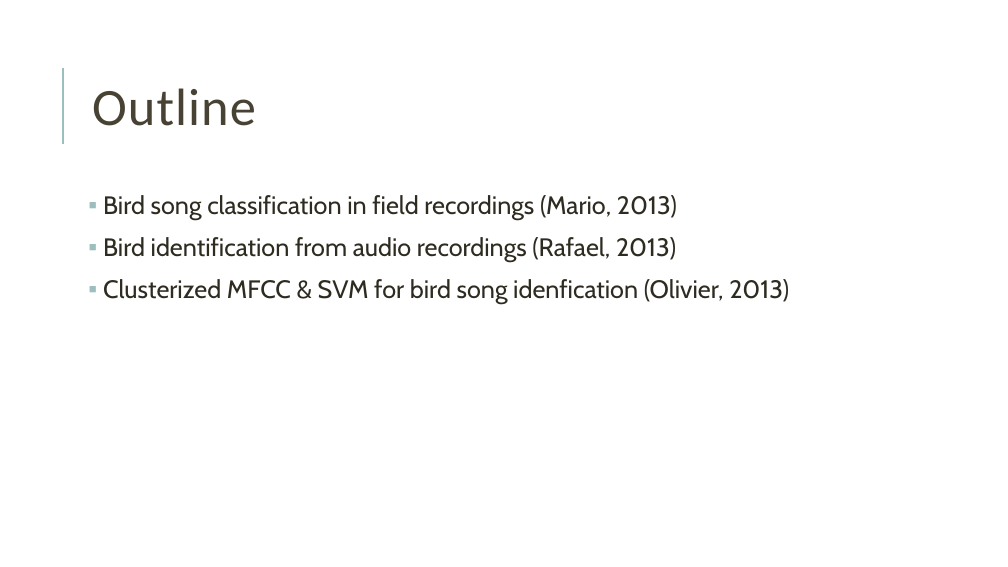
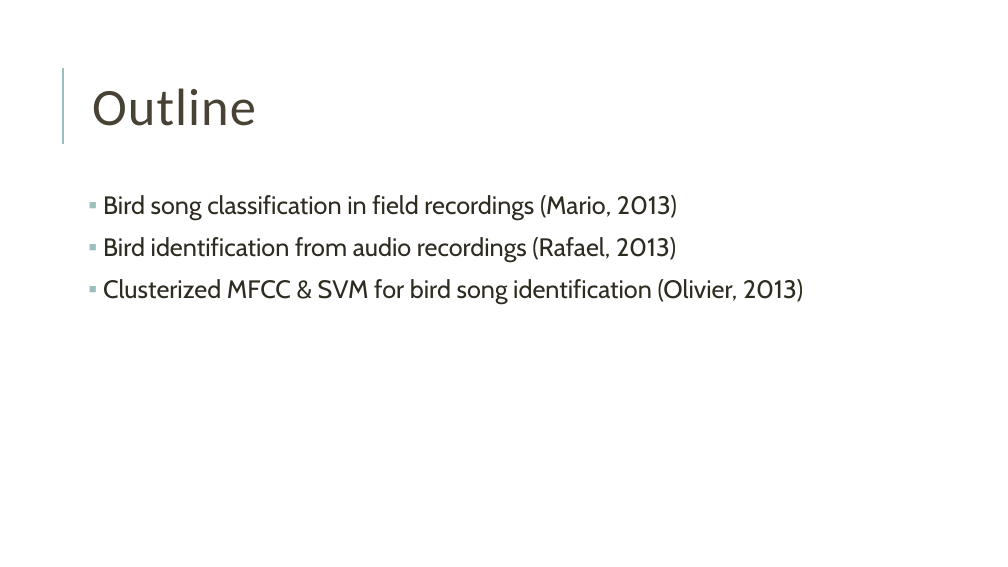
Before and after one commit to tmwtml/birdsongid, a slide deck: slide 2 of presentation/BirdSong_20180903_lit-review.pptx. Drawn at 1008x567 pixels with LibreOffice and Linux fonts; fonts in the diff are those of the drawing. Boxes give left, top, right and bottom in pixels: in the first picture for what was removed or moved away, otherwise in the second. Text is boxed around its words. In the diff, an @@ line names an element or a change of style, - is before the commit and + after.

Commit message:
Update presentation in pdf version

```diff
--- a/presentation/BirdSong_20180903_lit-review.pptx
+++ b/presentation/BirdSong_20180903_lit-review.pptx
@@ text at box(103, 279, 803, 304): text changed @@
-▪ Clusterized MFCC & SVM for bird song idenfication (Olivier, 2013)
+▪ Clusterized MFCC & SVM for bird song identification (Olivier, 2013)
```
Also in this commit, not shown: 3 other files.
